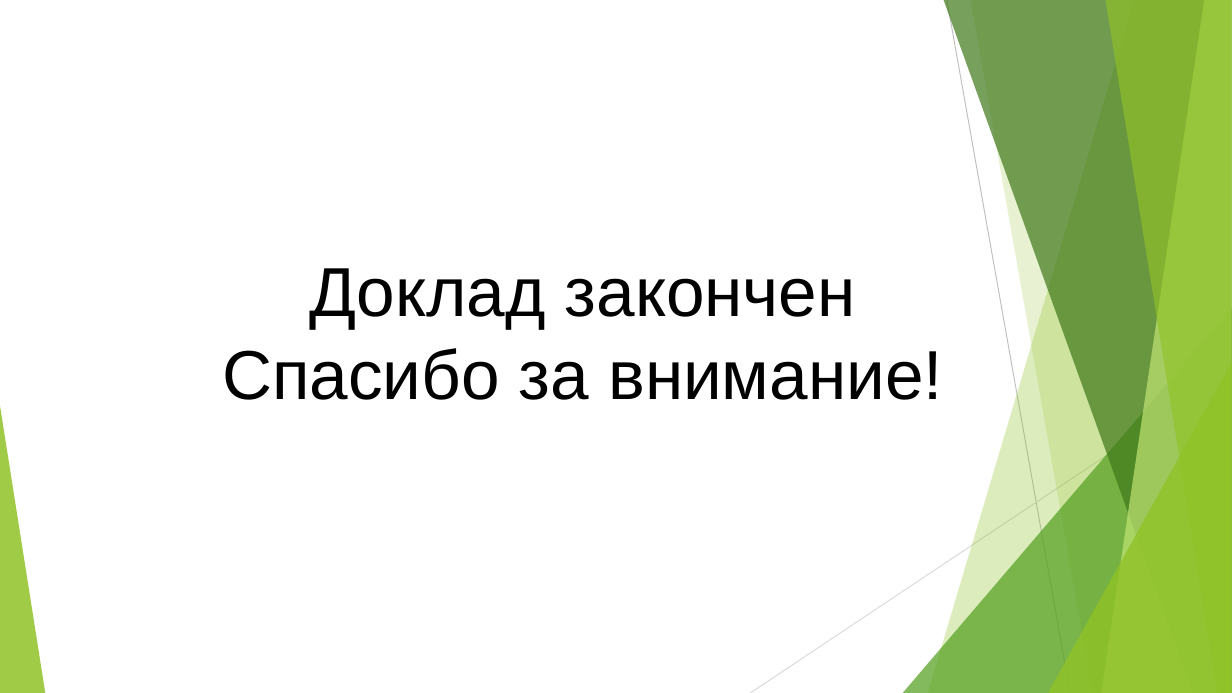
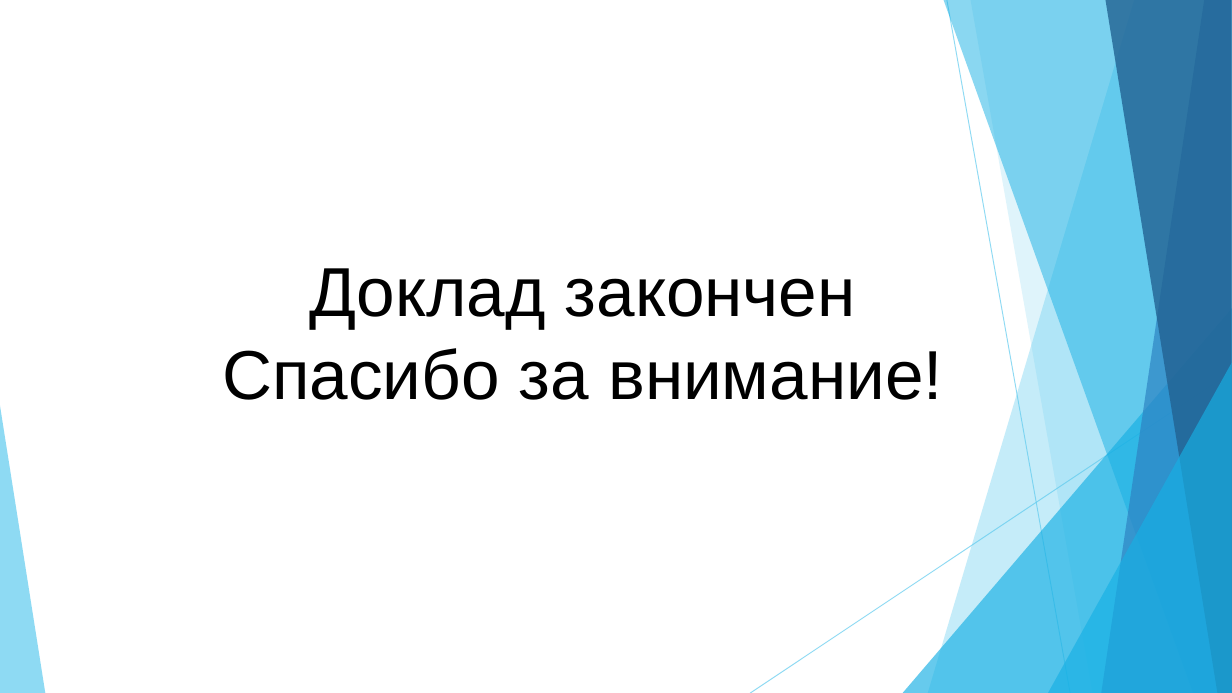
Before and after one commit to Latyshevdp72rus/Latyshevdp_WEB12, a slide deck: slide 17 of Дипломная работа - Новостной сайт Олимпийских чемпионов .pptx (slide 14 before the commit). Drawn at 1232x693 pixels with LibreOffice and Linux fonts; fonts in the diff are those of the drawing. Boxes give left, top, right and bottom in pixels: in the first picture for what was removed or moved away, otherwise in the second. Text is boxed around its words. In the diff, an @@ line names an element or a change of style, - is before the commit and + after.

```diff
--- a/Дипломная работа - Новостной сайт Олимпийских чемпионов .pptx
+++ b/Дипломная работа - Новостной сайт Олимпийских чемпионов .pptx
@@ freeform shape at box(928, 0, 1232, 693): fill #90C226 at 30% opacity to #5FCBEF at 36% opacity @@
@@ freeform shape at box(944, 0, 1232, 693): fill #3F7819 at 70% opacity to #17B0E4 at 50% opacity @@
@@ line (947, 0) - (1070, 693): stroke #BFBFBF 0.75 pt to #5FCBEF 0.75 pt @@
@@ freeform shape at box(970, 0, 1232, 693): fill #90C226 at 20% opacity to #5FCBEF at 20% opacity @@
@@ freeform shape at box(1102, 0, 1232, 693): fill #C0E474 at 70% opacity to #2E83C3 at 70% opacity @@
@@ freeform shape at box(1105, 0, 1232, 693): fill #90C226 at 65% opacity to #226292 at 80% opacity @@
@@ triangle at box(903, 308, 1232, 693): fill #54A021 at 72% opacity to #17B0E4 at 66% opacity @@
@@ line (1232, 372) - (750, 693): stroke #D9D9D9 0.75 pt to #5FCBEF 0.75 pt @@
@@ triangle at box(1048, 363, 1232, 693): fill #90C226 at 80% opacity to #17B0E4 at 66% opacity @@
@@ triangle at box(0, 406, 45, 693): fill #90C226 at 85% opacity to #5FCBEF at 70% opacity @@
```
Also in this commit, not shown: 4 other slides changed, 3 slides added, 8 other files.
